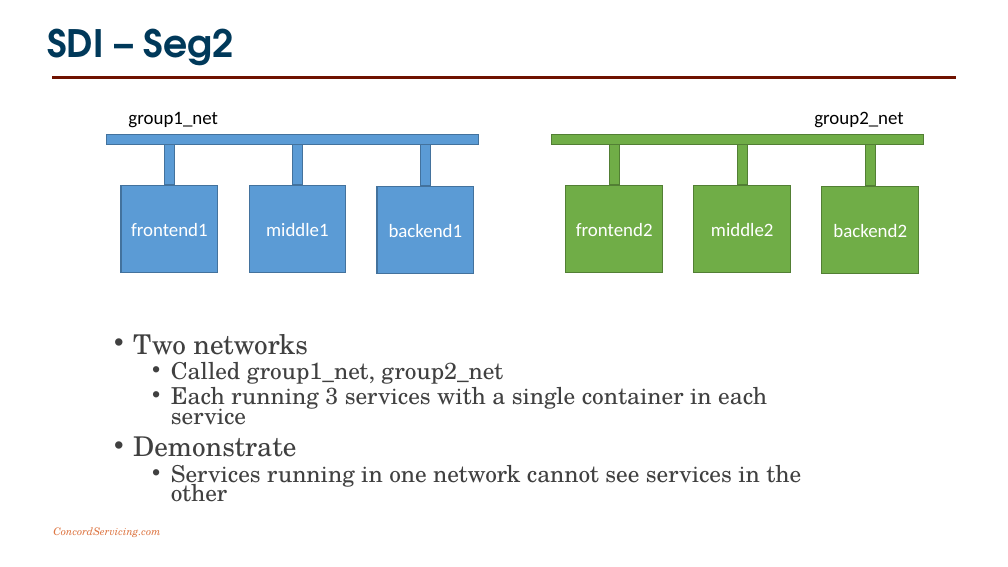
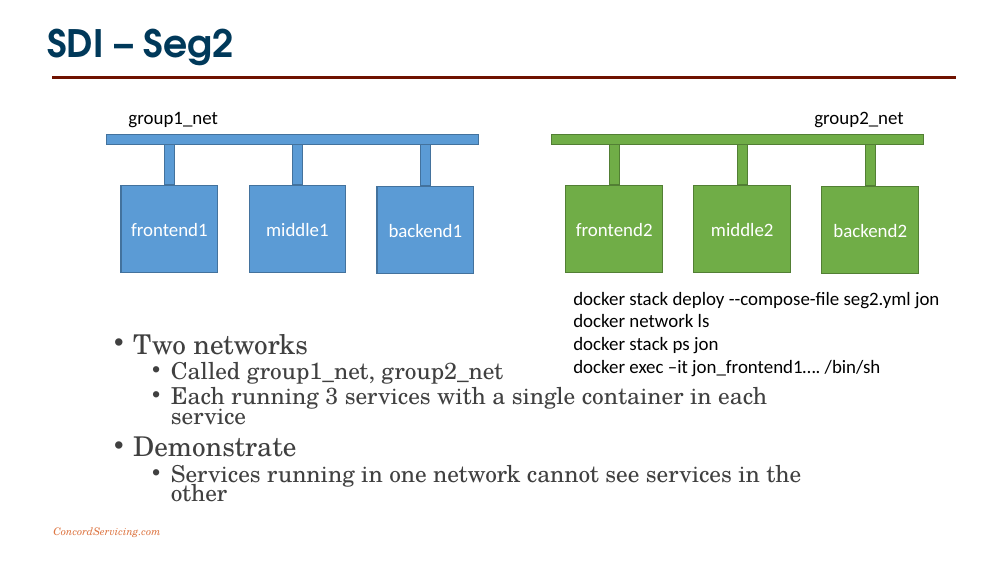
Before and after one commit to joncatlin/docker-compose-files, a slide deck: slide 10 of software defined infrastructure/20181013 Software Defined Infrastructure.pptx (slide 6 before the commit). Drawn at 1008x567 pixels with LibreOffice and Linux fonts; fonts in the diff are those of the drawing; background and template pictures are left out. Boxes give left, top, right and bottom in pixels: in the first picture for what was removed or moved away, otherwise in the second. Text is boxed around its words. In the diff, an @@ line names an element or a change of style, - is before the commit and + after.

```diff
--- a/software defined infrastructure/20181013 Software Defined Infrastructure.pptx
+++ b/software defined infrastructure/20181013 Software Defined Infrastructure.pptx
@@ text added at (x1=573, y1=292, x2=939, y2=377), 18 pt, text #000000 @@
+docker stack deploy --compose-file seg2.yml jon
+docker network ls
+docker stack ps jon
+docker exec –it jon_frontend1…. /bin/sh
```
Also in this commit, not shown: 9 other slides changed, 4 slides added, 6 slides removed, 2 other files.
